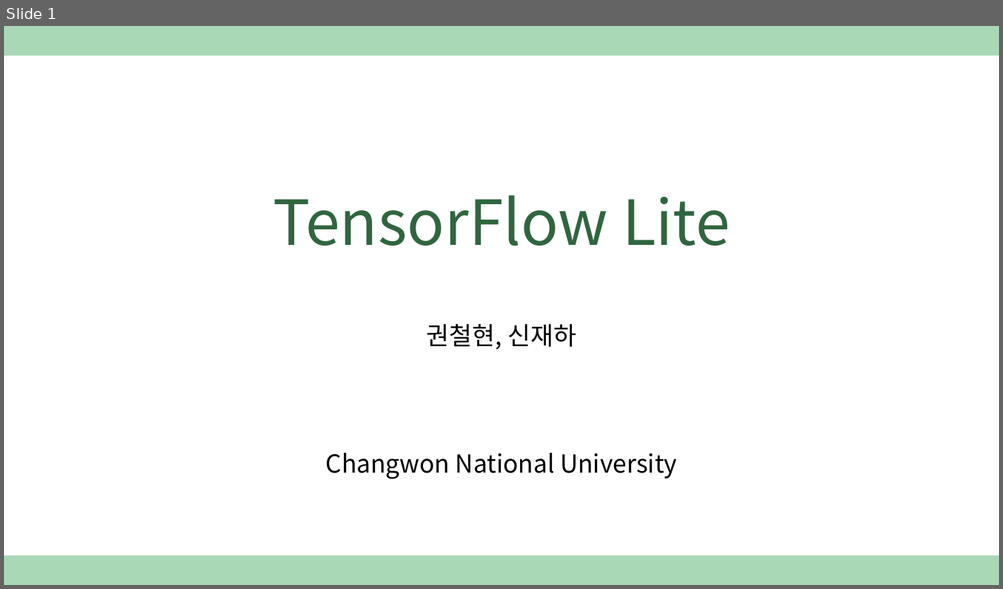
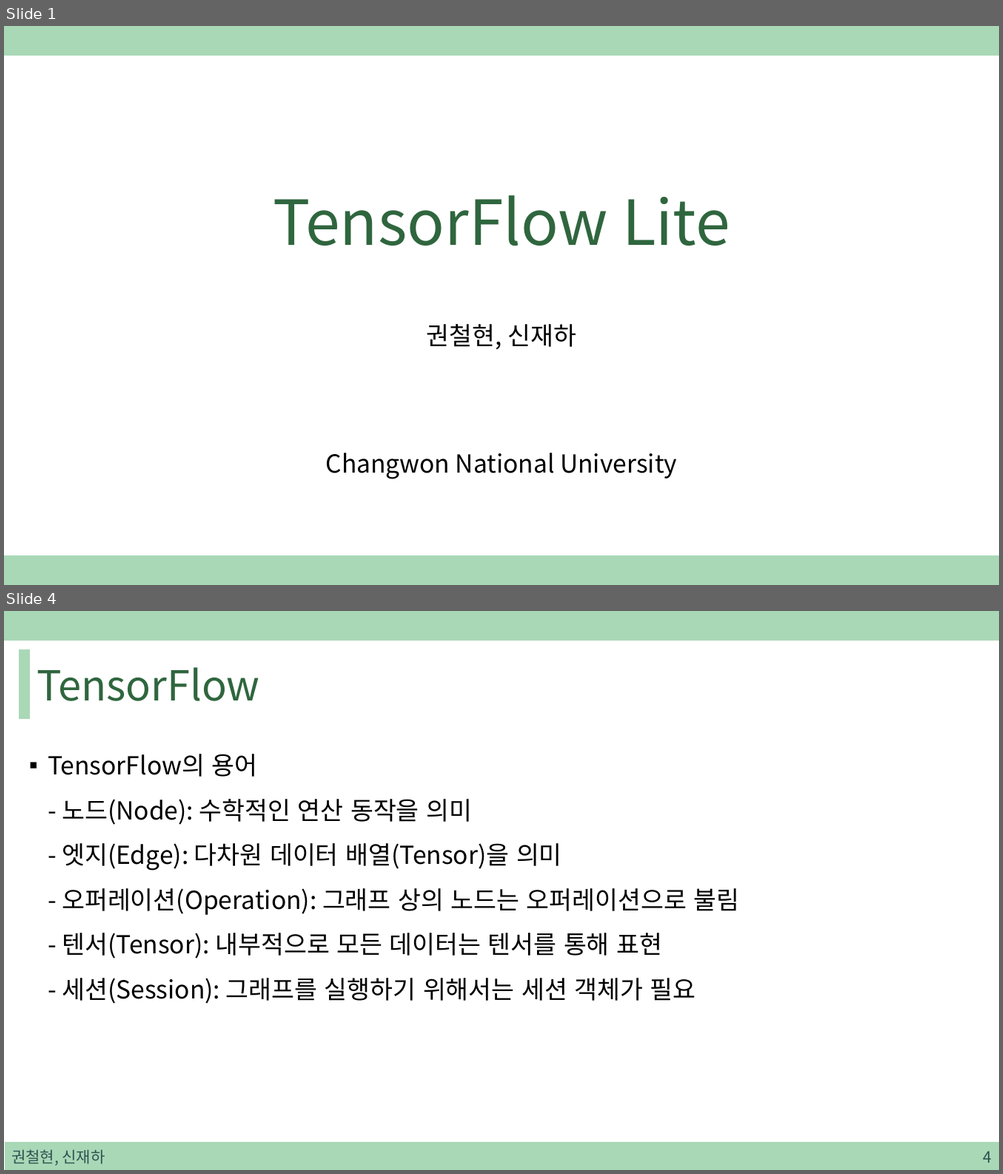
Before and after one commit to sjh4287/capston, a slide deck: 2022.01.07/TensorFlow Lite.pptx. Shown one above the other, each under a label of ours: slide 1 before the commit, slides 1 and 4 after it; the slides between them are not shown. The pictures are 1003x589 and 1003x1174 pixels, drawn with LibreOffice and Linux fonts; fonts in the diff are those of the drawing. Boxes give left, top, right and bottom in pixels: in the first picture for what was removed or moved away, otherwise in the second. Text is boxed around its words. In the diff, an @@ line names an element or a change of style, - is before the commit and + after.

Commit message:
Update TensorFlow Lite.pptx
PPT 내용작성 1

```diff
--- a/2022.01.07/TensorFlow Lite.pptx
+++ b/2022.01.07/TensorFlow Lite.pptx
@@ slide 4 added at <box>4,611,999,1170</box>, background #FFFFFF; not listed: 1 template element that a slide beside it also shows @@
@@ rectangle added at <box>20,649,29,718</box>, fill #A9D8B7, outline #A9D8B7 1 pt @@
@@ title added at <box>37,667,260,701</box>, 40 pt, text #2F663E @@
+TensorFlow
@@ text added at <box>48,754,740,1004</box>, 24 pt, text #000000 @@
+▪ TensorFlow의 용어
+  - 노드(Node): 수학적인 연산 동작을 의미
+  - 엣지(Edge): 다차원 데이터 배열(Tensor)을 의미
+  - 오퍼레이션(Operation): 그래프 상의 노드는 오퍼레이션으로 불림
+  - 텐서(Tensor): 내부적으로 모든 데이터는 텐서를 통해 표현
+  - 세션(Session): 그래프를 실행하기 위해서는 세션 객체가 필요
@@ rectangle added at <box>5,1143,999,1170</box>, fill #A9D8B7, outline #A9D8B7 1 pt @@
@@ text added at <box>11,1150,105,1166</box>, 15 pt, text #305250 @@
+권철현, 신재하
@@ page number added at <box>982,1151,991,1163</box>, 15 pt, text #305250 @@
+4
```
Also in this commit, not shown: 9 other slides added.
